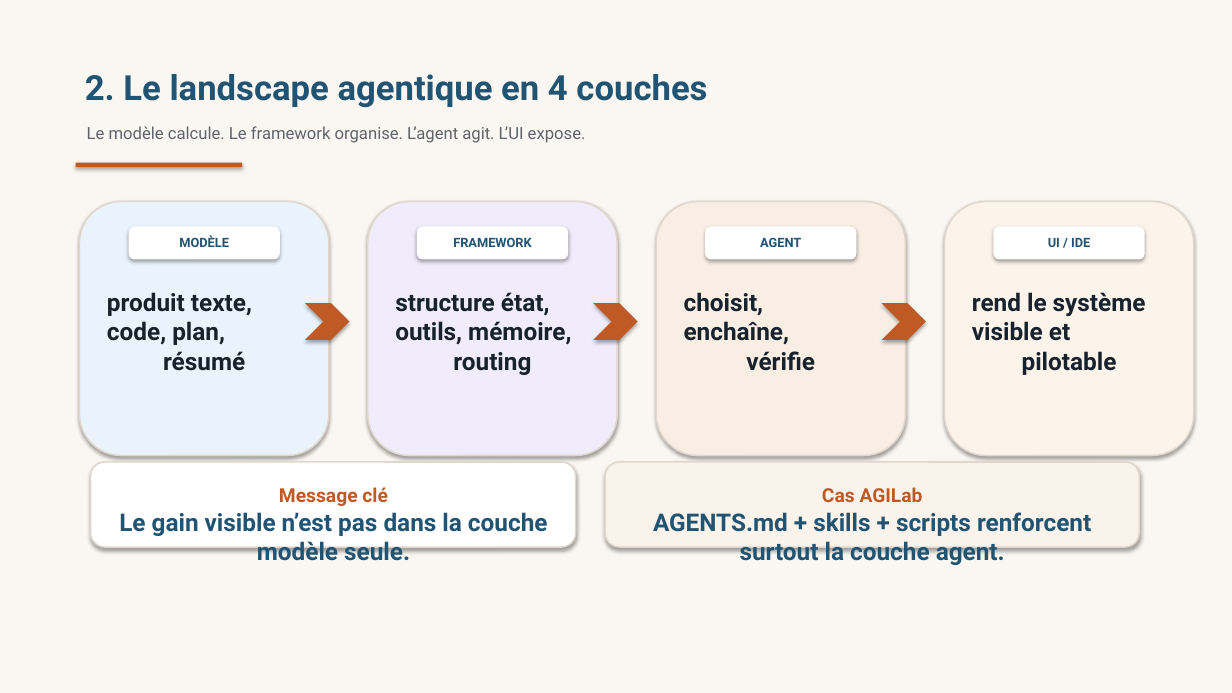
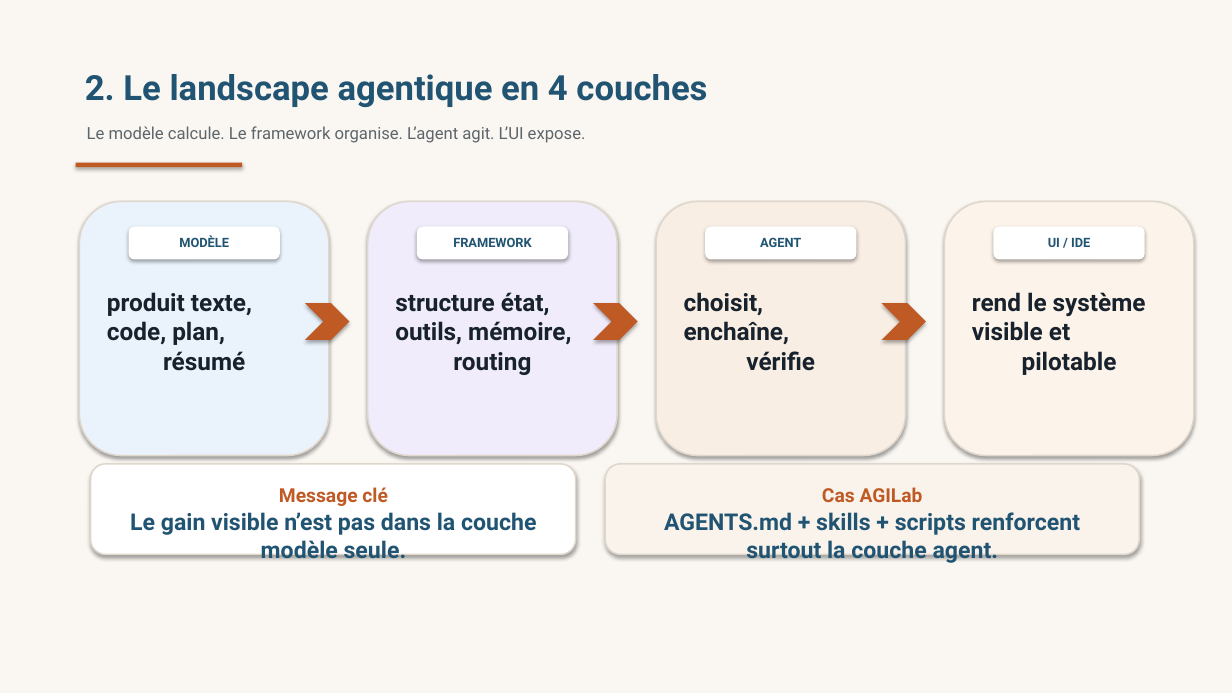
Before and after one commit to ThalesGroup/agilab, a slide deck: slide 2 of docs/source/TP Prompt Ingénierie.pptx. Drawn at 1232x693 pixels with LibreOffice and Linux fonts; fonts in the diff are those of the drawing. Boxes give left, top, right and bottom in pixels: in the first picture for what was removed or moved away, otherwise in the second. Text is boxed around its words. In the diff, an @@ line names an element or a change of style, - is before the commit and + after.

Commit message:
docs(slides): simplify prompt deck layout

```diff
--- a/docs/source/TP Prompt Ingénierie.pptx
+++ b/docs/source/TP Prompt Ingénierie.pptx
@@ rounded rectangle resized from (x1=91, y1=462, x2=576, y2=547) to (x1=91, y1=464, x2=576, y2=555) @@
@@ rounded rectangle resized from (x1=605, y1=462, x2=1140, y2=547) to (x1=605, y1=464, x2=1140, y2=555) @@
@@ text "Le gain visible n’est pas ..." at (x1=130, y1=512, x2=536, y2=559): size 19 to 18 pt @@
@@ text "AGENTS.md + skills + scripts ..." at (x1=664, y1=512, x2=1080, y2=563): size 19 to 18 pt @@
```
Also in this commit, not shown: 4 other slides changed, 1 other file.
